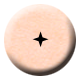
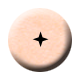
The second 80px x 80px image is a revision of the first. Changes to its layers:
renamed "Layer 1" to "Layer 2", painted on it over [left=4, top=4, right=76, bottom=76]
